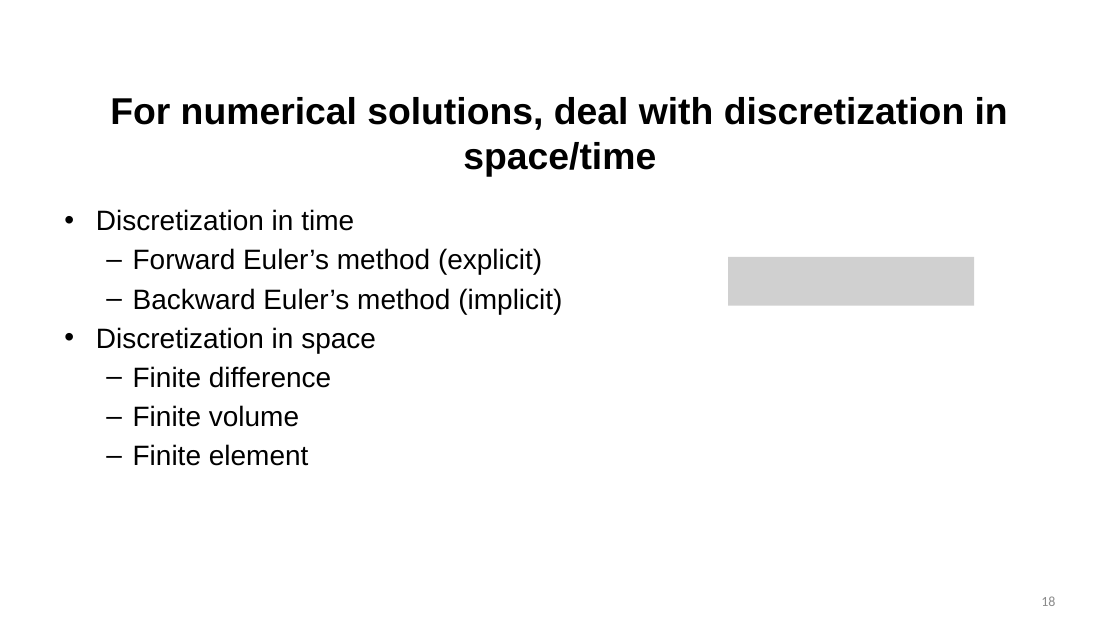
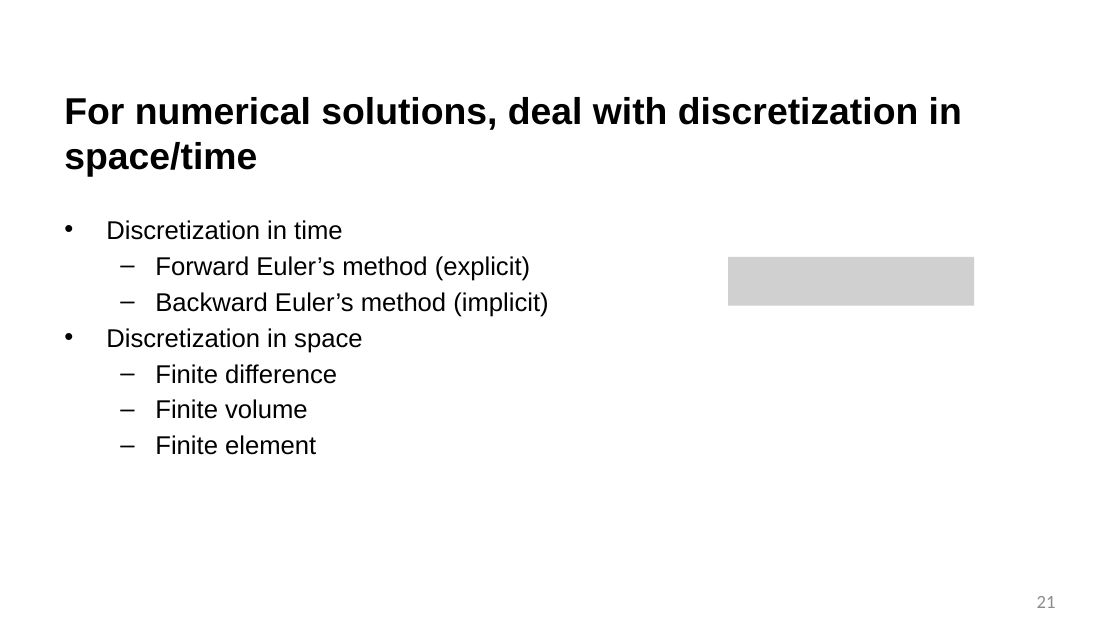
Before and after one commit to benbeeler/TEACHING, a slide deck: slide 21 of Nuclear_Fuel_Performance/NE533_Spring2026/Module1/Lec4_thermal_limits_kth_numerics.pptx (slide 18 before the commit). Drawn at 1120x630 pixels with LibreOffice and Linux fonts; fonts in the diff are those of the drawing; grey boxes stand for pictures; background and template pictures are left out. Boxes give left, top, right and bottom in pixels: in the first picture for what was removed or moved away, otherwise in the second. Text is boxed around its words. In the diff, an @@ line names an element or a change of style, - is before the commit and + after.

```diff
--- a/Nuclear_Fuel_Performance/NE533_Spring2026/Module1/Lec4_thermal_limits_kth_numerics.pptx
+++ b/Nuclear_Fuel_Performance/NE533_Spring2026/Module1/Lec4_thermal_limits_kth_numerics.pptx
@@ title "For numerical solutions, deal with ..." at (64, 97, 962, 176): alignment centre to left @@
@@ text "Discretization in time": place and size @@
-text "Discretization in time" at (96, 209, 562, 466)
+text "Discretization in time" at (106, 220, 548, 455)
@@ text "Discretization in time" at (106, 220, 548, 455): size 24 to 22 pt; indent changed @@
@@ page number at (1037, 596, 1056, 608): text changed; size 12 to 16 pt @@
-18
+21
```
Also in this commit, not shown: 23 other slides changed, 4 slides added, 13 slides removed, 4 other files.
